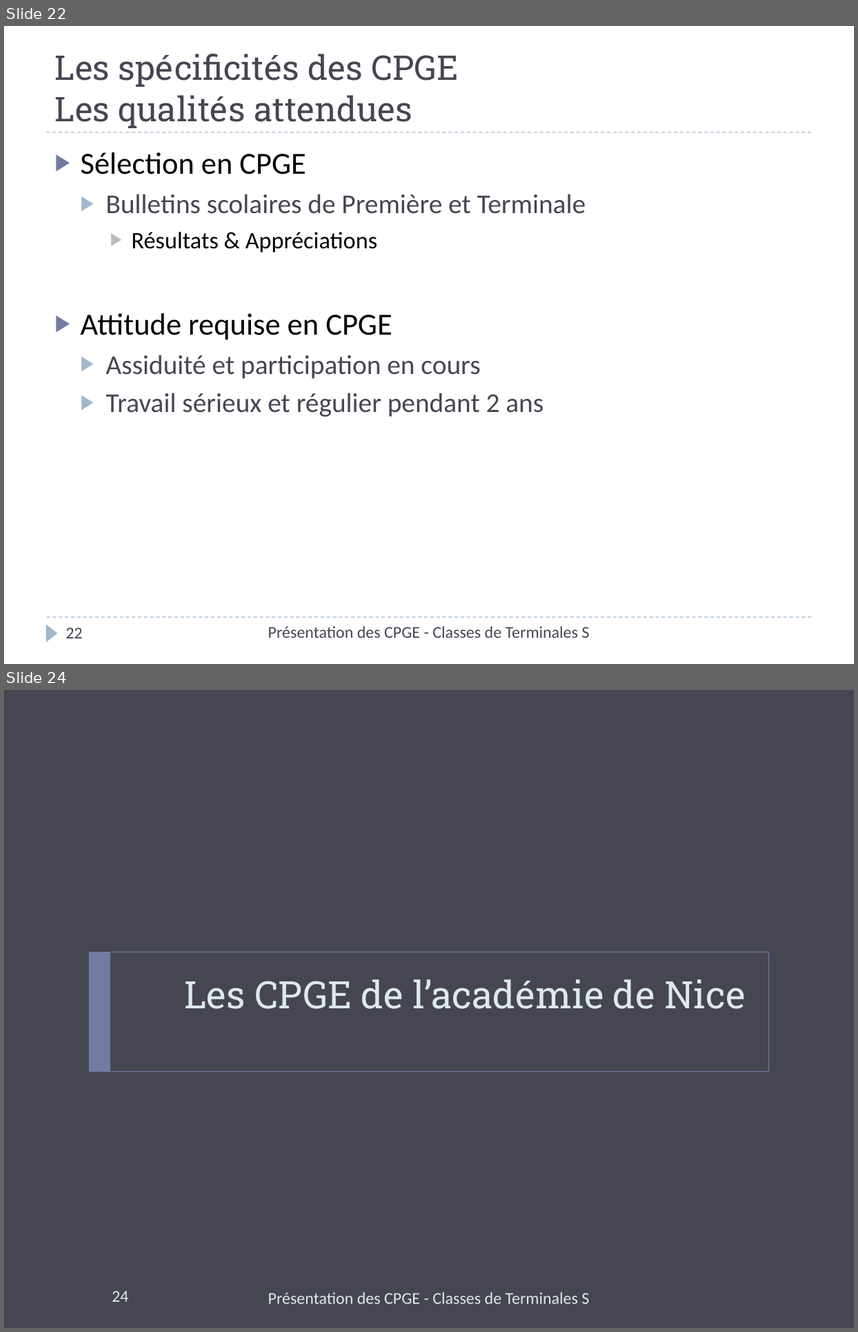
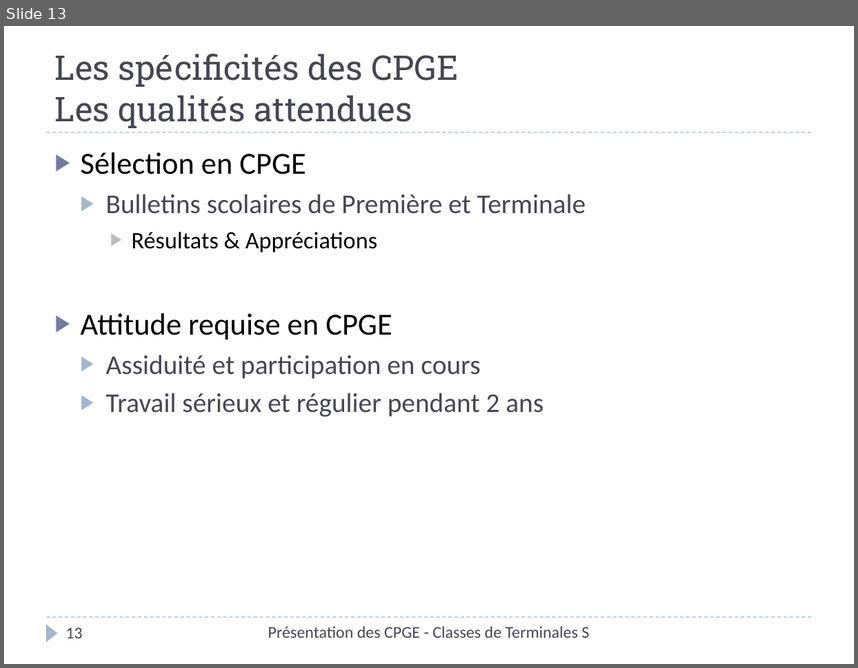
Before and after one commit to xpessoles/Orientation, a slide deck: Rouviere/PresentationCPGE_Terminale_2014.pptx. Shown one above the other, each under a label of ours: slides 22 and 24 before the commit, slide 13 after it; the slides between them are not shown. The pictures are 858x1332 and 858x668 pixels, drawn with LibreOffice and Linux fonts; fonts in the diff are those of the drawing. Boxes give left, top, right and bottom in pixels: in the first picture for what was removed or moved away, otherwise in the second. Text is boxed around its words. In the diff, an @@ line names an element or a change of style, - is before the commit and + after.

```diff
--- a/Rouviere/PresentationCPGE_Terminale_2014.pptx
+++ b/Rouviere/PresentationCPGE_Terminale_2014.pptx
@@ slide 24 removed at <box>4,690,854,1328</box>, background #464653 @@
@@ rectangle removed at <box>89,952,769,1071</box> @@
@@ rectangle removed at <box>89,952,110,1071</box> @@
@@ title removed at <box>184,979,746,1009</box> @@
-Les CPGE de l’académie de Nice
@@ page number removed at <box>112,1290,128,1301</box> @@
-24
@@ text removed at <box>268,1292,589,1303</box> @@
-Présentation des CPGE - Classes de Terminales S
@@ what was slide 22 is now slide 13 @@
@@ page number at <box>66,627,83,638</box>: text changed @@
-22
+13
```
Also in this commit, not shown: 10 slides changed, 1 slide added, 10 other slides removed.
